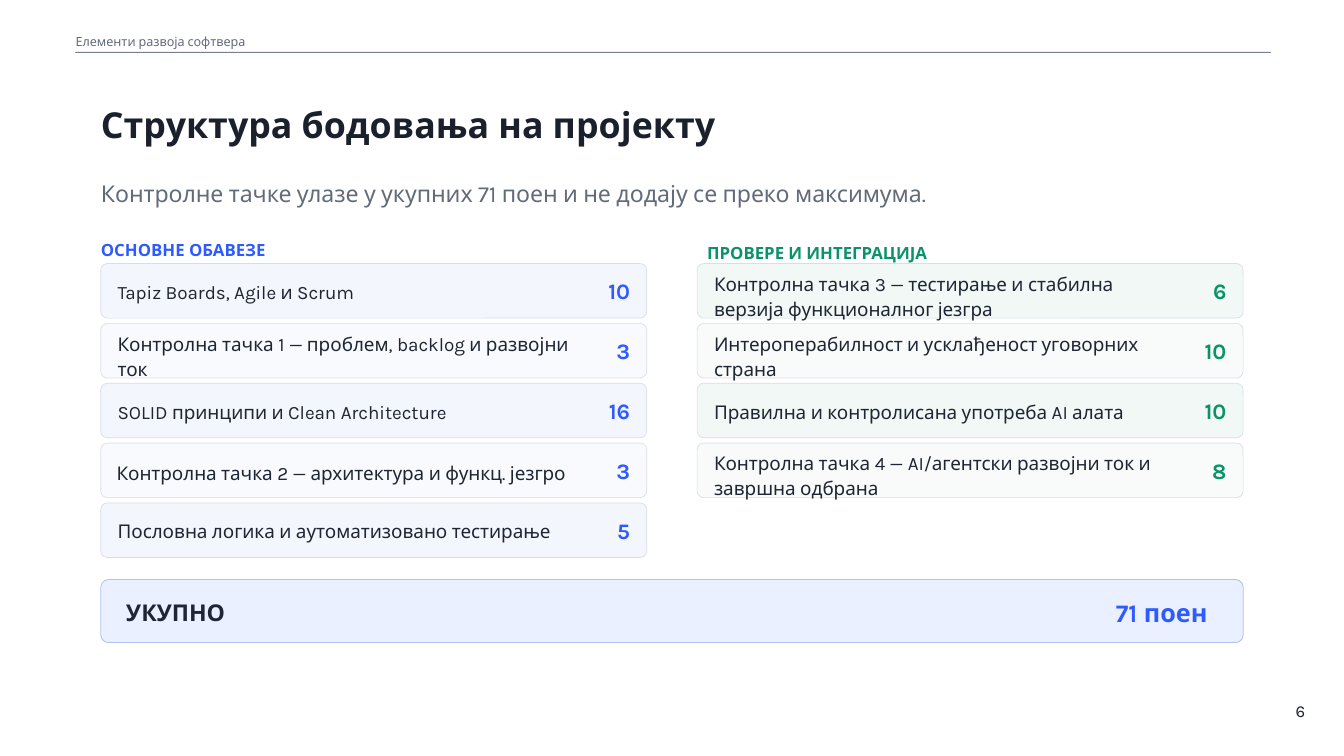
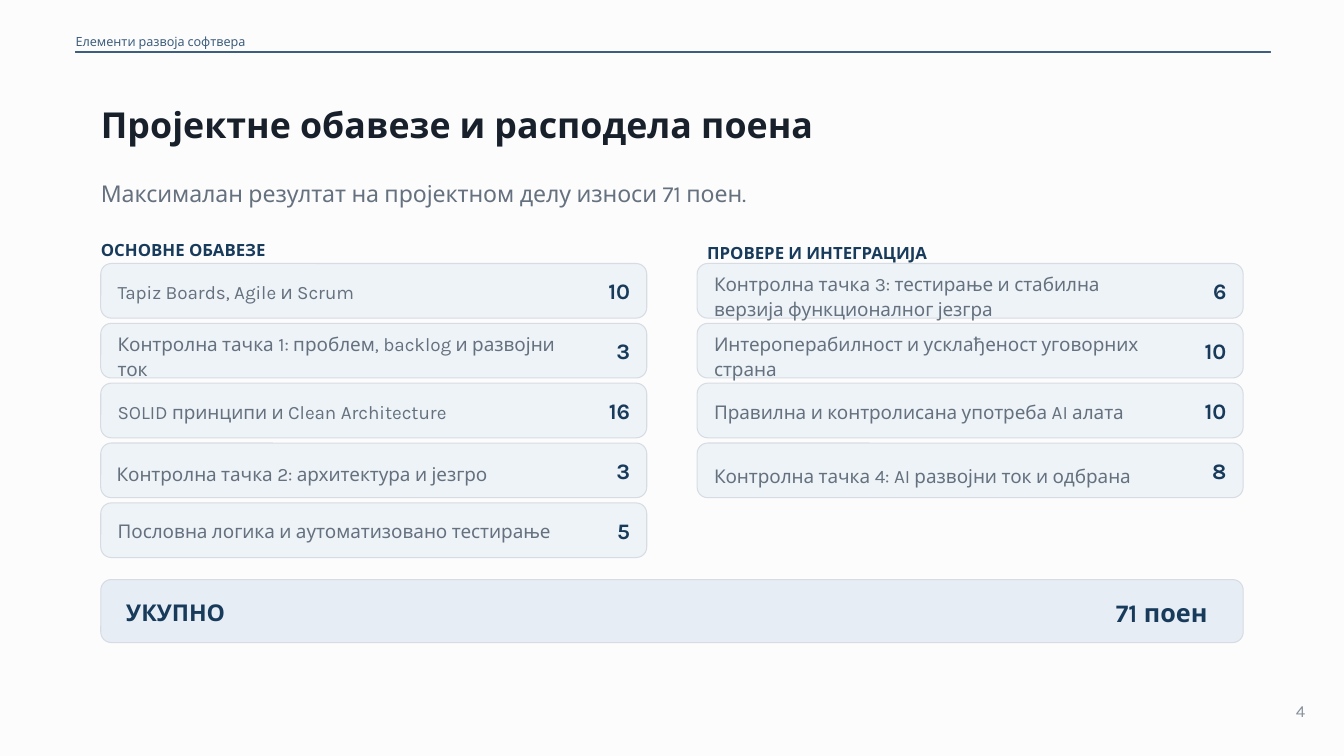
Before and after one commit to owlCoder/ftn-nastavni-materijali, a slide deck: slide 4 of 01 Elementi Razvoja Softvera/02 Prezentacije/PPTX/00_Osnovne_informacije.pptx (slide 6 before the commit). Drawn at 1344x756 pixels with LibreOffice and Linux fonts; fonts in the diff are those of the drawing. Boxes give left, top, right and bottom in pixels: in the first picture for what was removed or moved away, otherwise in the second. Text is boxed around its words. In the diff, an @@ line names an element or a change of style, - is before the commit and + after.

Commit message:
Update ERS navy theme and OIB presentation materials

```diff
--- a/01 Elementi Razvoja Softvera/02 Prezentacije/PPTX/00_Osnovne_informacije.pptx
+++ b/01 Elementi Razvoja Softvera/02 Prezentacije/PPTX/00_Osnovne_informacije.pptx
@@ background #FFFFFF to #FCFCFD @@
@@ text "Елементи развоја софтвера" at [76, 36, 246, 49]: text colour #626B7A to #3E5E7D @@
@@ rectangle at [76, 52, 1270, 53]: fill #748092 to #3E5E7D; outline #748092 0.3 pt to #3E5E7D 0.75 pt @@
@@ text at [101, 110, 813, 147]: text changed; text colour #1A202C to #18212B @@
-Структура бодовања на пројекту
+Пројектне обавезе и расподела поена
@@ text at [101, 185, 742, 208]: text changed; text colour #626B7A to #65717E @@
-Контролне тачке улазе у укупних 71 поен и не додају се преко максимума.
+Максималан резултат на пројектном делу износи 71 поен.
@@ text colour #2D5BFF to #183B5B in 7 elements at [608, 284, 630, 300], [616, 344, 630, 360], [609, 404, 630, 420], [616, 464, 630, 480], [617, 524, 630, 540], [1116, 605, 1208, 623], [101, 244, 266, 256] @@
@@ text colour #0A9368 to #183B5B in 5 elements at [1213, 284, 1226, 300], [1205, 344, 1227, 360], [1205, 404, 1227, 420], [1212, 464, 1226, 480], [707, 247, 927, 263] @@
@@ rounded rectangle at [698, 263, 1244, 318]: fill #F1F8F5 to #EEF3F8; outline #D8DEE8 0.49 pt to #D6DCE2 0.75 pt; proportions changed @@
@@ text at [714, 277, 1099, 321]: text changed; text colour #1F2633 to #65717E @@
-Контролна тачка 3 — тестирање и стабилна верзија функционалног језгра
+Контролна тачка 3: тестирање и стабилна верзија функционалног језгра
@@ rounded rectangle at [101, 324, 647, 378]: fill #F8FAFD to #EEF3F8; outline #D8DEE8 0.49 pt to #D6DCE2 0.75 pt; proportions changed @@
@@ rounded rectangle at [698, 324, 1244, 378]: fill #F8FBFA to #EEF3F8; outline #D8DEE8 0.49 pt to #D6DCE2 0.75 pt; proportions changed @@
@@ text at [118, 336, 555, 376]: text changed; text colour #1F2633 to #65717E @@
-Контролна тачка 1 — проблем, backlog и развојни ток
+Контролна тачка 1: проблем, backlog и развојни ток
@@ rounded rectangle at [698, 383, 1244, 438]: fill #F1F8F5 to #EEF3F8; outline #D8DEE8 0.49 pt to #D6DCE2 0.75 pt; proportions changed @@
@@ text colour #1F2633 to #65717E in 5 elements at [118, 286, 354, 304], [118, 406, 447, 424], [118, 524, 551, 543], [714, 336, 1139, 381], [714, 404, 1124, 424] @@
@@ rounded rectangle at [101, 444, 647, 498]: fill #F8FAFD to #EEF3F8; outline #D8DEE8 0.49 pt to #D6DCE2 0.75 pt; proportions changed @@
@@ rounded rectangle at [698, 444, 1244, 498]: fill #F8FBFA to #EEF3F8; outline #D8DEE8 0.49 pt to #D6DCE2 0.75 pt; proportions changed @@
@@ text at [117, 467, 488, 486]: text changed; text colour #1F2633 to #65717E @@
-Контролна тачка 2 — архитектура и функц. језгро
+Контролна тачка 2: архитектура и језгро
@@ text at [714, 469, 1131, 488]: text changed; text colour #1F2633 to #65717E @@
-Контролна тачка 4 — AI/агентски развојни ток и завршна одбрана
+Контролна тачка 4: AI развојни ток и одбрана
@@ fill #F3F6FC to #EEF3F8; outline #D8DEE8 0.49 pt to #D6DCE2 0.75 pt; proportions changed in 3 elements at [101, 263, 647, 318], [101, 383, 647, 438], [101, 503, 647, 558] @@
@@ rounded rectangle at [101, 580, 1243, 642]: fill #EAF0FF to #E6EDF5; outline #AFC0F4 0.6 pt to #D6DCE2 0.75 pt; proportions changed @@
@@ text "УКУПНО" at [126, 604, 225, 622]: text colour #1F2633 to #183B5B @@
@@ text at [1296, 706, 1305, 717]: text changed; text colour #1A202C to #87919C @@
-6
+4
```
Also in this commit, not shown: 6 other slides changed, 6 slides added, 7 slides removed, 36 other files.
